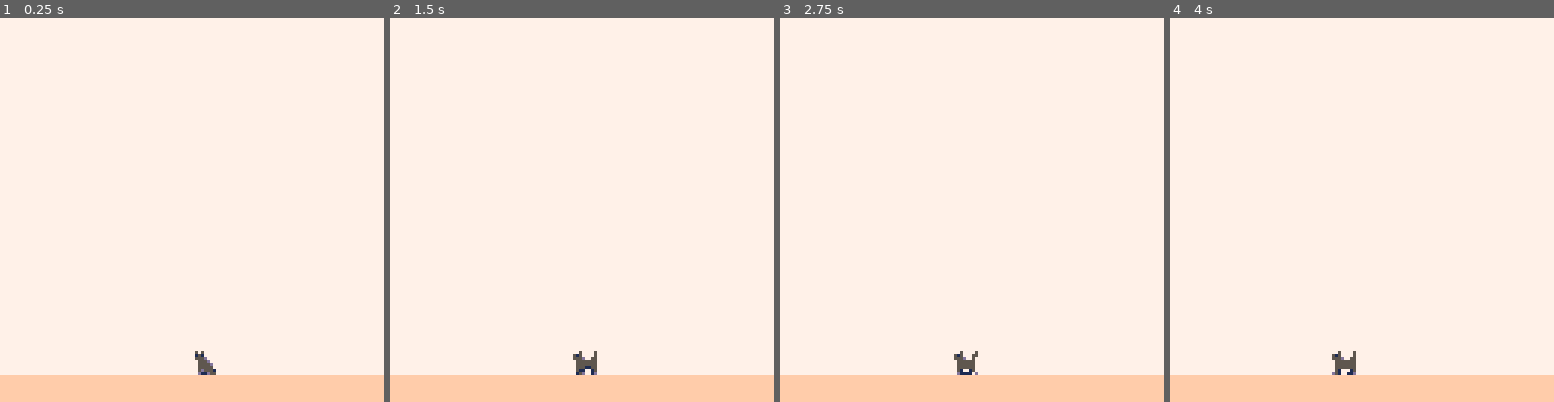
Above: before the commit, frames 1-4 (left to right).
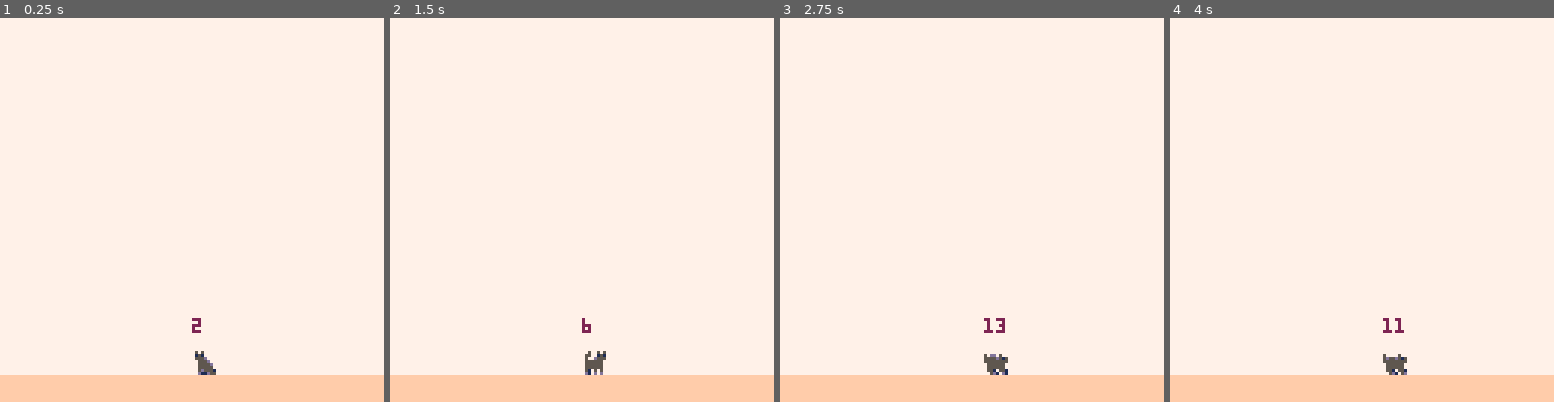
Above: after the commit, the same moments.

Repository: tswast/pixelsketches
Game: PICO-8 cartridge pico-8/gamekitty.p8
Two runs of this game, one before a commit and one after it. Both use one fixed random seed, a clock stepped at 60 frames per second and the inputs below.
Inputs:
- Up to frame 1 (0.25 s): no input
- Up to frame 2 (1.5 s): no input
- Up to frame 3 (2.75 s): no input
- Up to frame 4 (4 s): no input

The runs differ from the first frame. In frame 1, less than 0.1% of the frame differs, in the area x 50-53%, y 78-83%; in frame 2, 0.4%; in frame 3, 0.6%, in the area x 45-60%, y 78-93%; in frame 4, 0.6%.

Commit message:
gamekitty: ready for release
- Improve walk animation.
- Respond (a little bit) to some button input.

Diff:
--- a/pico-8/gamekitty.p8
+++ b/pico-8/gamekitty.p8
@@ -11,28 +11,34 @@
  },
  { --2: stand-up
   s={1,2,3,4},
-  next={3},--6,9},
+  next={3,6,9},
  },
  { --3: stand to walk/strut
   s={34,35},
-  next={14}, --4
+  next={14},--4
  },
  { --4: strut
   s={
-   36,37,38,39,
+   36,
+   37,
+   38,
+   {i=39,xo=-1},
    --skip 40, standing
+   41,
+   42,
+   43,
+   {i=44,xo=-1},
   },
-  next={5},
-  xo=-1, --move left at end
- },
- { --5: strut, other foot
+  next={6,14},--4
+ },
+ { --5: xxx strut, other foot
   s={41,42,43,44},
   next={4,6},
   xo=-1,  --move left at end
  },
  { --6: stand waggle
   s={26,4},
-  next={4,6,7,9,10},
+  next={6,7,9,10,14},--4
  },
  { --7: sit down
   s={57,58,59,60,61,62,63,64,65,66},
@@ -53,12 +59,19 @@
   xo=-1,
   next={11},
  },
- { --11: jump, start
-  s={50,51,45},
-  next={12},
-  xo=-1,
- },
- { --12: jump, end
+ { --11: jump
+  s={
+   50,
+   51,
+   {i=45,xo=-1},
+   {i=45,xo=-1},
+   52,
+   48,
+   {i=49,xo=-1},
+  },
+  next={13},--11
+ },
+ { --12: xxx jump, end
   s={52,48,49},
   next={11,13},
   xo=-1,
@@ -68,24 +81,21 @@
   next={3,6,7,10},
  },
  { --14: walk
-  s={84},
-  next={15},
-  xo=-1,
- },
- { --15: walk
-  s={85,86,87,88,89,90},
-  next={16},
-  xo=-1,
- },
- { --15: walk 3
-  s={91,92,93,94},
-  next={17},
-  xo=-1,
- },
- { --16: walk 4
-  s={95,96,97,98},
-  next={14},
-  xo=-1,
+  s={
+   84,
+   85,
+   {i=87,xo=-1},
+   88,
+   89,
+   {i=90,xo=-1},
+   91,
+   92,
+   {i=93,xo=-1},
+   95,
+   96,
+   {i=97,xo=-1},
+  },
+  next={3,6,9},--14
  },
 }
 
@@ -106,6 +116,20 @@
  end
  cat.frame=1
 
+ --move for end of frame
+ local state=states[cat.state]
+ local si=state.s[cat.ssi]
+ local xdir=1
+	if cat.flipx then
+		xdir=-1
+	end
+ if type(si)=="table" then
+  local xo=si.xo
+  if xo!=nil then
+   cat.x=cat.x+xo*xdir
+  end
+ end
+
  if cat.x<-8 then
   cat.x=127+7
  end
@@ -138,6 +162,9 @@
 function _draw()
  local state=states[cat.state]
  local si=state.s[cat.ssi]
+ if type(si)=="table" then
+  si=si.i
+ end
 	cls(7)
 	rectfill(0, 119, 127, 127, 15)
 	spr(
@@ -145,6 +172,9 @@
 	 1, 1, cat.flipx)
 	--shadow
 	--rect(cat.x+2, 120, cat.x+8, 120, 4)
+ color(2)
+ --print(si, cat.x, 100) --frame
+ print(cat.state, cat.x, 100)
 end
 __gfx__
 05050000050500000505000050500000505005005050005005050050050500500505000005050000050500000050500000505001000505010001050500100505
@@ -187,19 +217,19 @@
 05555551005555510055555105555551000000000000000000000000000000000000000000000000000000000000000000000000000000000000000000000000
 00d15551000d55510051555105155555000000000000000000000000000000000000000000000000000000000000000000000000000000000000000000000000
 0011d1550011d15500d1d1d50d1d11d5000000000000000000000000000000000000000000000000000000000000000000000000000000000000000000000000
-50500050505000050505005000050050000500050050000500500005005000050050000500500050005000050050000500500005005000050050000500050005
-15100005151000550151005505150055051500055150000551500005515000055150005551500050515000555150000551500005515000055150005505150005
-555d0055555d00500555d0050555d0050555d055555d0055555d0055555d0055555d0050555d0550555d0050555d0055555d0055555d0055555d00500555d055
-05555550055555500055555500555555005555550555555505555555055555550555555005555550055555500555555505555555055555550555555000555555
-05555550055555500055555500555555005555550555555505555555055555550555555005555550055555500555555505555555055555550555555000555555
-05555550055555500015555500555555005555550555555505555555055555550555555005555550055555500555115505555115055555150555555000555555
-05d0015005050150000d501500150005001500050150000505100015051000150510015005100115051001550511001501550015015500150150015000150015
-0d0001d00d0d01d00000d01d001d000d00d5000d0d50001dd510011d0d11011d0d11110d0d10110d0d00110d015d001d110d001d110d00d501d0d510001d0d51
-00500005005000050050005000500500505005000505005000000005000000050000000000000000000000000000000000000000000000000000000000000000
-5150000551500005515000505150055015100550015100555050000500500d550000000000000000000000000000000000000000000000000000000000000000
-555d0055555d0055555d0550555d0050555d005005555d05151d55d5515d55500000000000000000000000000000000000000000000000000000000000000000
-05555555055555550555555005555550055555500d5555d555555555555555550000000000000000000000000000000000000000000000000000000000000000
-05555555055555550555555005555550055555500555555505555555055555550000000000000000000000000000000000000000000000000000000000000000
-05555555015555550555555005555550055555500155555015555555055555500000000000000000000000000000000000000000000000000000000000000000
-015000d5015000d501500150015001500505015000d50150d0d0015015501d000000000000000000000000000000000000000000000000000000000000000000
-0d500d510d100d5101d001d001d001d00d0d01d0000d01d00000001d1d0000000000000000000000000000000000000000000000000000000000000000000000
+50500050505000050505005000050050000500050050000500000000005000050050000500500005005000050050000500500005005000050050000500500005
+15100005151000550151005505150055051500055150000500000000515000055150005551500055515000555150000551500005515000055150005551500055
+555d0055555d00500555d0050555d0050555d055555d005500000000555d0055555d0050555d0050555d0050555d0055555d0055555d0055555d0050555d0050
+05555550055555500055555500555555005555550555555500000000055555550555555005555550055555500555555505555555055555550555555005555550
+05555550055555500055555500555555005555550555555500000000055555550555555005555550055555500555555505555555055555550555555005555550
+05555550055555500015555500555555005555550555555500000000055555550555555005555550055555500555555505555555055555550555555005555550
+05d0015005050150000d501500150005001500050150000500000000551101150511015505100155051001550510001511500015115000550150055101505511
+0d0001d00d0d01d00000d01d001d000d00d0000d0d10001d00000000d001010d0d01010d0d10010d0d00010d05d0001d105d001d105d00d1015d0d0101d0d001
+00500050005000500050005000500500505005000505005000000005000000050000000000000000000000000000000000000000000000000000000000000000
+5150005051500050515000505150055015100550015100555050000500500d550000000000000000000000000000000000000000000000000000000000000000
+555d0550555d0550555d0550555d0050555d005005555d05151d55d5515d55500000000000000000000000000000000000000000000000000000000000000000
+05555550055555500555555005555550055555500d5555d555555555555555550000000000000000000000000000000000000000000000000000000000000000
+05555550055555500555555005555550055555500555555505555555055555550000000000000000000000000000000000000000000000000000000000000000
+05555550055555500555555005555550055555500155555015555555055555500000000000000000000000000000000000000000000000000000000000000000
+055005510550055001500150015001500505015000d50150d0d0015015501d000000000000000000000000000000000000000000000000000000000000000000
+0d100d010d100d1001d001d001d001d00d0d01d0000d01d00000001d1d0000000000000000000000000000000000000000000000000000000000000000000000
Not shown, added: pico-8/gamekitty.p8.png
